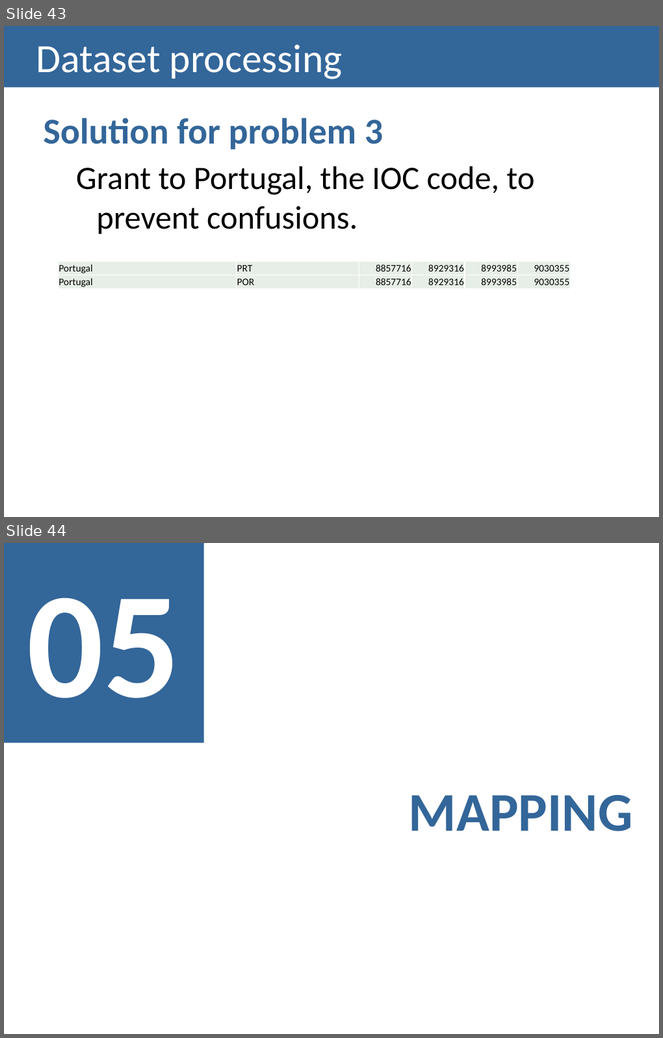
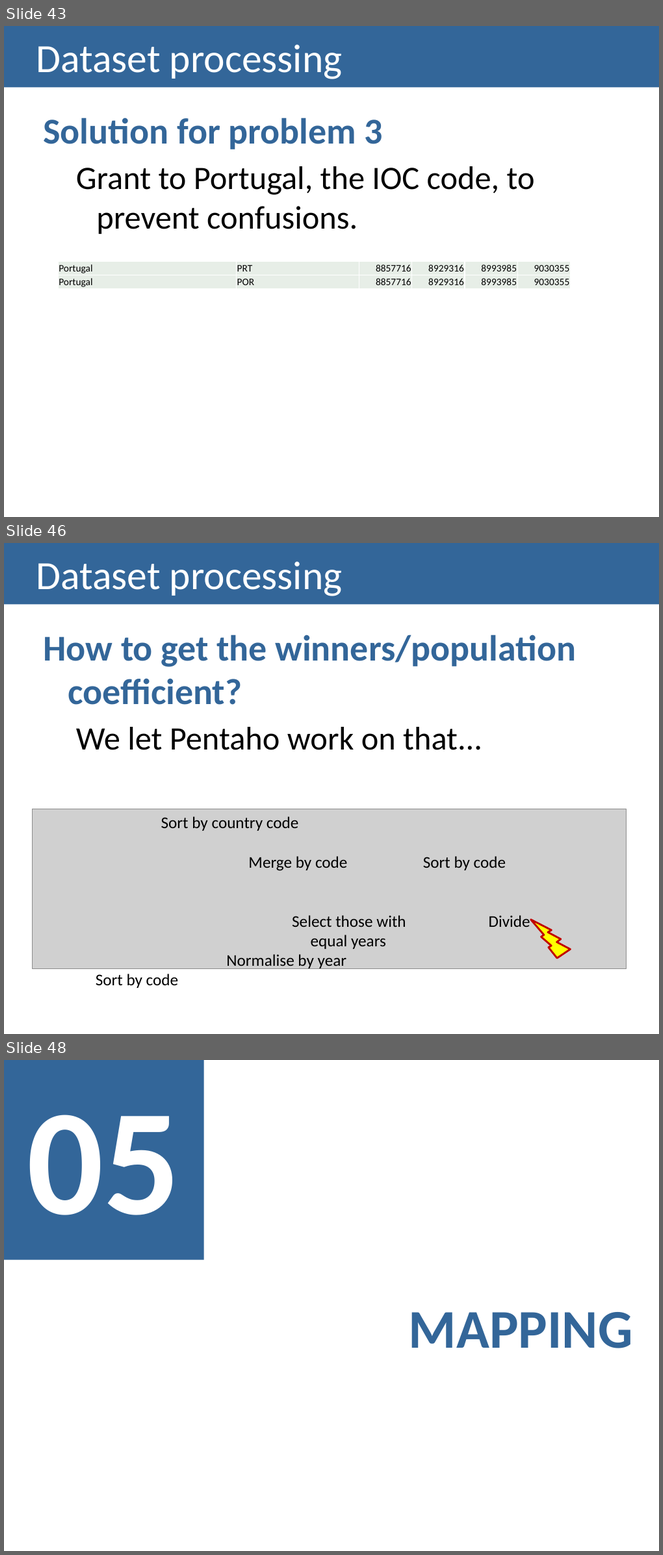
Before and after one commit to carboned4/V_I_2015_1, a slide deck: checkpoint2/G01A - Checkpoint2 Presentation.pptx. Shown one above the other, each under a label of ours: slides 43 and 44 before the commit, slides 43, 46 and 48 after it; the slides between them are not shown. The pictures are 663x1038 and 663x1555 pixels, drawn with LibreOffice and Linux fonts; fonts in the diff are those of the drawing; grey boxes stand for pictures. Boxes give left, top, right and bottom in pixels: in the first picture for what was removed or moved away, otherwise in the second. Text is boxed around its words. In the diff, an @@ line names an element or a change of style, - is before the commit and + after.

```diff
--- a/checkpoint2/G01A - Checkpoint2 Presentation.pptx
+++ b/checkpoint2/G01A - Checkpoint2 Presentation.pptx
@@ slide 46 added at (4,543,659,1034), background #FFFFFF @@
@@ title added at (4,543,659,605), fill #336699, 44 pt, text #FFFFFF @@
+Dataset processing
@@ text added at (43,635,577,750), 40 pt, text #336699, bold @@
+How to get the winners/population coefficient?
+  We let Pentaho work on that...
@@ picture added at (32,809,627,969) @@
@@ text added at (96,817,506,988), 18 pt, text #000000 @@
+Sort by country code
+Merge by code Sort by code
+Select those with Divide
+equal years
+Normalise by year
+Sort by code
@@ lightning bolt added at (530,916,571,961), fill #FFFF00, outline #C00000 2 pt @@
@@ what was slide 44 is now slide 48 @@
```
Also in this commit, not shown: 3 other slides added, 1 other file.
